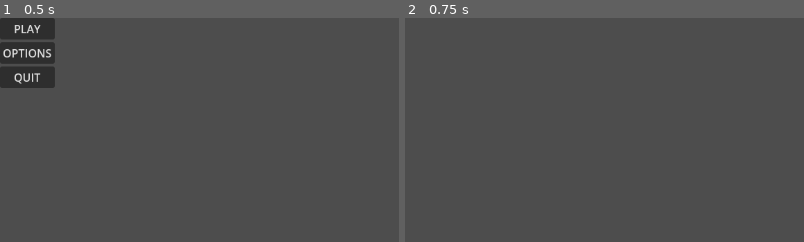
Above: before the commit, frames 1-2 (left to right).
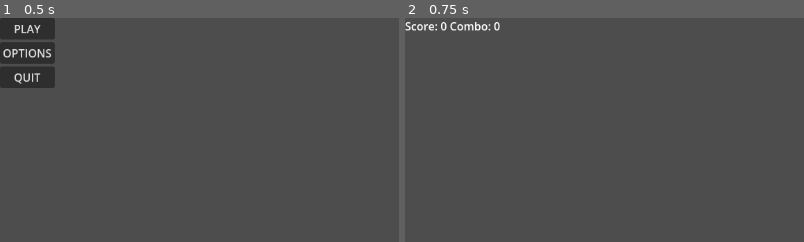
Above: after the commit, the same moments.

Repository: GeMini-220/TomoNoTaiko-NH
Game: Godot game, scene res://Scenes/Main Menu.tscn
The game is run twice, just before and just after one commit, with the same random seed, the same clock (stepped at 60 frames per second) and the same inputs. Sound files missing from this copy of the repository are replaced by a short silence.
Inputs:
- Up to frame 1 (0.5 s): no input
- Up to frame 2 (0.75 s): click "PLAY" at 0.5 s
The pictures show only the part of the screen within x 0-50%, y 0-50%; the shares and areas given below are measured in that part.

Frame 1 is identical in both runs. In frame 2, 0.5% of the frame differs, in the area x 0-24%, y 1-6%.

Commit message:
Merge Scoring System

Diff:
--- a/Scenes/Level 1.tscn
+++ b/Scenes/Level 1.tscn
@@ -12,4 +12,8 @@
 [node name="Timer" type="Timer" parent="Conductor"]
 one_shot = true
 
+[node name="ScoreDisplay" type="Label" parent="."]
+offset_right = 40.0
+offset_bottom = 23.0
+
 [connection signal="timeout" from="Conductor/Timer" to="Conductor" method="_on_StartTimer_timeout"]
--- a/Scripts/basic_note.gd
+++ b/Scripts/basic_note.gd
@@ -1,23 +1,57 @@
 extends Node2D
 signal note_deleted(clicked: bool)
+
+var timer: Timer
+var delay_time = 1.1
 
 
 # Called when the node enters the scene tree for the first time.
 func _ready() -> void:
 	# Connect the input_event signal of Area2D to handle clicks.
 	$Area2D.connect("input_event", _note_clicked)
-	_delayed_delete(1.1)
+	_delayed_delete()
+
 
 
 # Function to handle mouse click events.
 func _note_clicked(viewport, event, shape) -> void:
 	if event is InputEventMouseButton and event.pressed:
-		print("Note clicked!")
+		if timer.time_left >= delay_time * 0.8:
+			Global.add_score(100)
+			print("Perfect")
+		elif timer.time_left >= delay_time * 0.5:
+			Global.add_score(80)
+			print("Good")
+		elif timer.time_left >= delay_time * 0.3:
+			Global.add_score(50)
+			print("Ok")
+		else:
+			Global.add_score(10)
+			print("Bad")
 		emit_signal("note_deleted", true)
 		queue_free()
 
 
-func _delayed_delete(delay_time):
-	await get_tree().create_timer(delay_time).timeout
+func _delayed_delete():
+	timer = Timer.new()
+	timer.wait_time = delay_time
+	timer.one_shot = true
+	add_child(timer)
+	timer.start()
+	timer.connect("timeout", Callable(self._timer_timeout))
+
+func _timer_timeout() -> void:
 	emit_signal("note_deleted", false)
 	queue_free()
+	print("Miss")
+	Global.reset_combo()
+
+func _timer_time() -> float:
+	if timer and timer.is_stopped() == false:
+		return timer.time_left
+	return 0.0
+
+	#await get_tree().create_timer(delay_time).timeout
+	#emit_signal("note_deleted", false)
+	#queue_free()
+	#Score.reset_combo()
--- a/Scripts/beatmap_interpreter.gd
+++ b/Scripts/beatmap_interpreter.gd
@@ -9,14 +9,18 @@
 var beatmap = {}
 @onready var conductor = $Conductor
 @onready var Global = $"/root/Global"
+@onready var score_display = $ScoreDisplay
 
 
 # Called when the node enters the scene tree for the first time.
 func _ready():
-	$Conductor.play_with_beat_offset(0)		# can change offset
+	conductor.play_with_beat_offset(0)		# can change offset
 	Global.beat.connect(_on_Conductor_beat)
 	#Global.measure.connect(_on_Conductor_measure)
 
+func _process(delta: float) -> void:
+	# Update the score display every frame
+	score_display.text = "Score: " + str(Global.score) + " Combo: " + str(Global.combo)
 
 func _on_Conductor_beat(position):
 	var beatmap = StaticData.beatmapData["notes"]
--- a/Scripts/global.gd
+++ b/Scripts/global.gd
@@ -2,3 +2,25 @@
 
 signal beat(position)
 signal measure(position)
+
+#Global score and combo
+var score: int = 0
+var combo: int = 0
+
+# Function to add points
+func add_score(points: int) -> void:
+	if combo == 0:
+		score += points
+	else:
+		score += points * combo
+	if combo <= 10:
+		combo += 1
+	print("Current Score: ", score, " | Combo: x", combo)
+
+#reset score(call when starting level)
+func reset_score() -> void:
+	score = 0
+	combo = 0
+
+func reset_combo()-> void:
+	combo = 0
